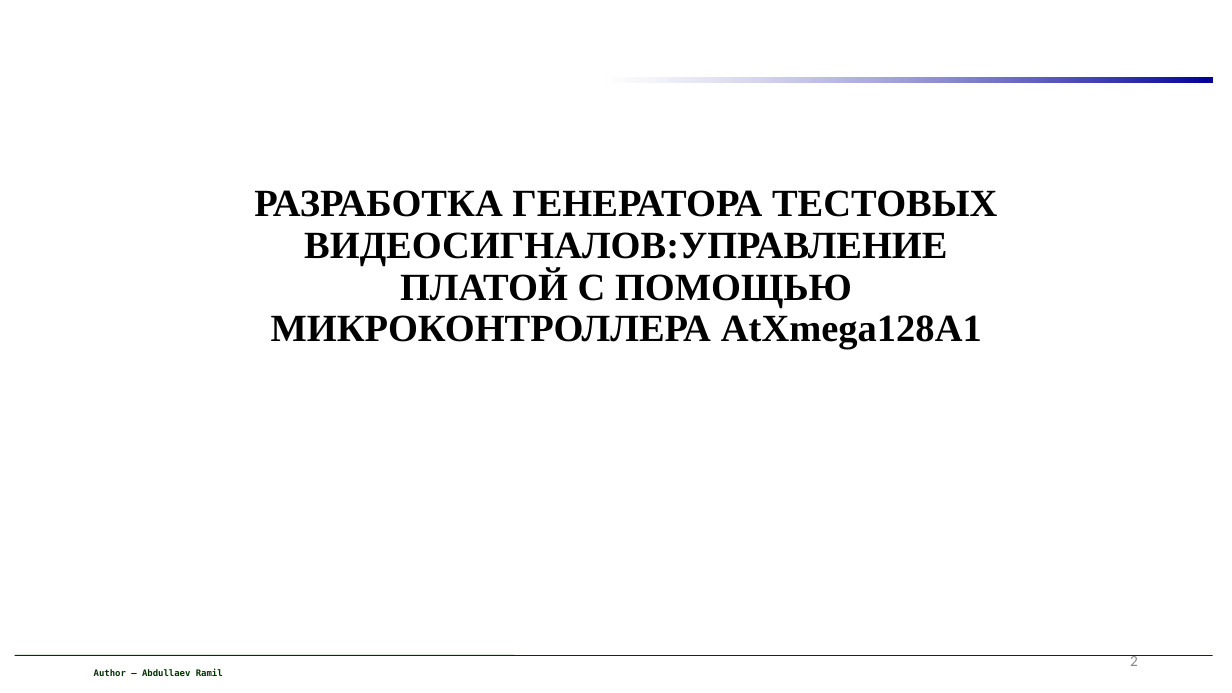
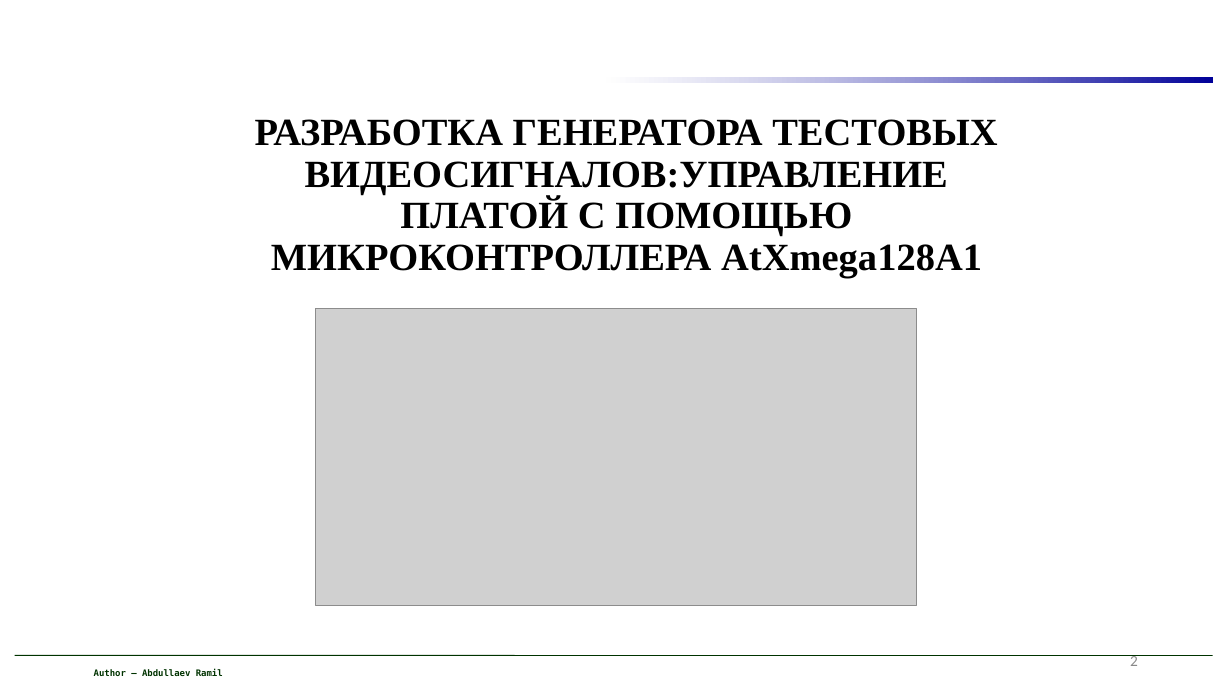
Before and after one commit to ramilabdullaev/diplom, a slide deck: slide 2 of Prezentarea_A.Ramil.ppt. Drawn at 1232x693 pixels with LibreOffice and Linux fonts; fonts in the diff are those of the drawing; grey boxes stand for pictures; background and template pictures are left out. Boxes give left, top, right and bottom in pixels: in the first picture for what was removed or moved away, otherwise in the second. Text is boxed around its words. In the diff, an @@ line names an element or a change of style, - is before the commit and + after.

```diff
--- a/Prezentarea_A.Ramil.ppt
+++ b/Prezentarea_A.Ramil.ppt
@@ title "РАЗРАБОТКА ГЕНЕРАТОРА ТЕСТОВЫХ ВИДЕОСИГНАЛОВ:УПРАВЛЕНИЕ ПЛАТ ...": place and size @@
-title "РАЗРАБОТКА ГЕНЕРАТОРА ТЕСТОВЫХ ВИДЕОСИГНАЛОВ:УПРАВЛЕНИЕ ПЛАТ ..." at [254, 190, 997, 349]
+title "РАЗРАБОТКА ГЕНЕРАТОРА ТЕСТОВЫХ ВИДЕОСИГНАЛОВ:УПРАВЛЕНИЕ ПЛАТ ..." at [255, 119, 997, 278]
@@ picture added at [315, 308, 916, 605] @@
```
Also in this commit, not shown: 3 other slides changed, 3 slides added.
